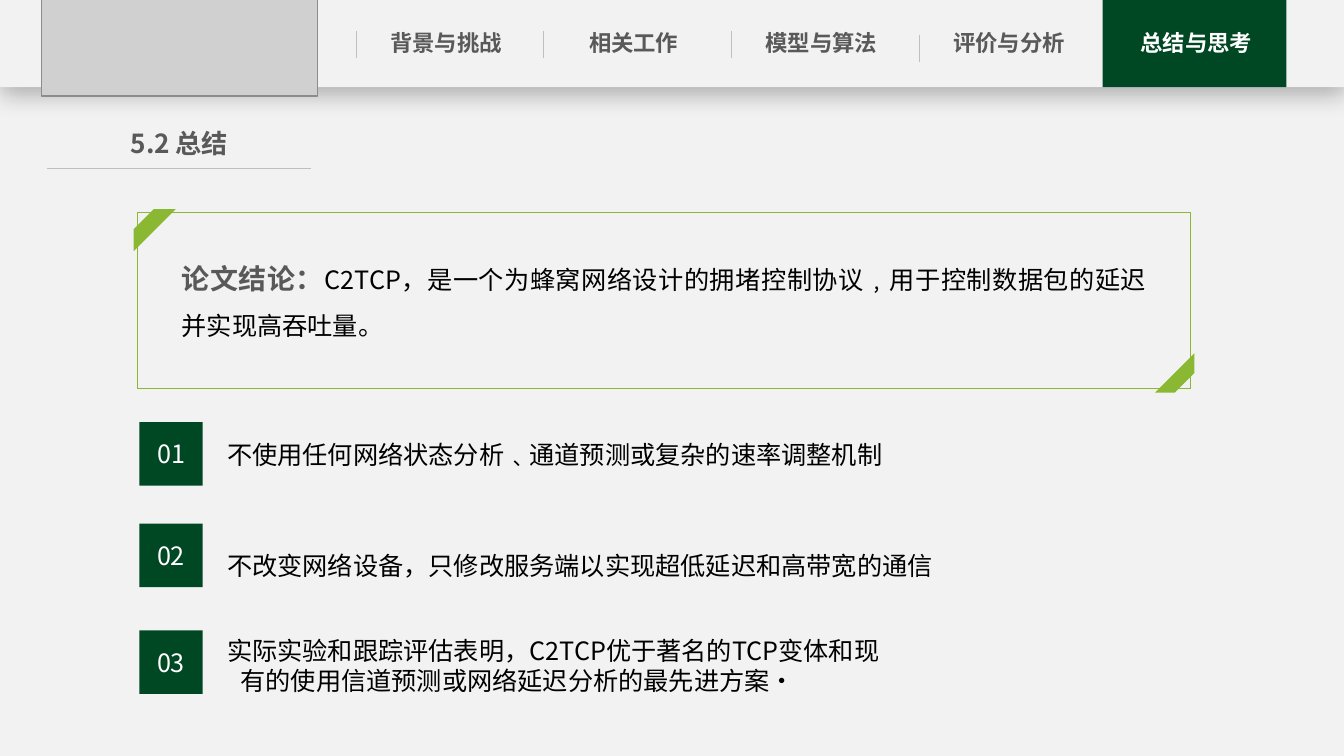
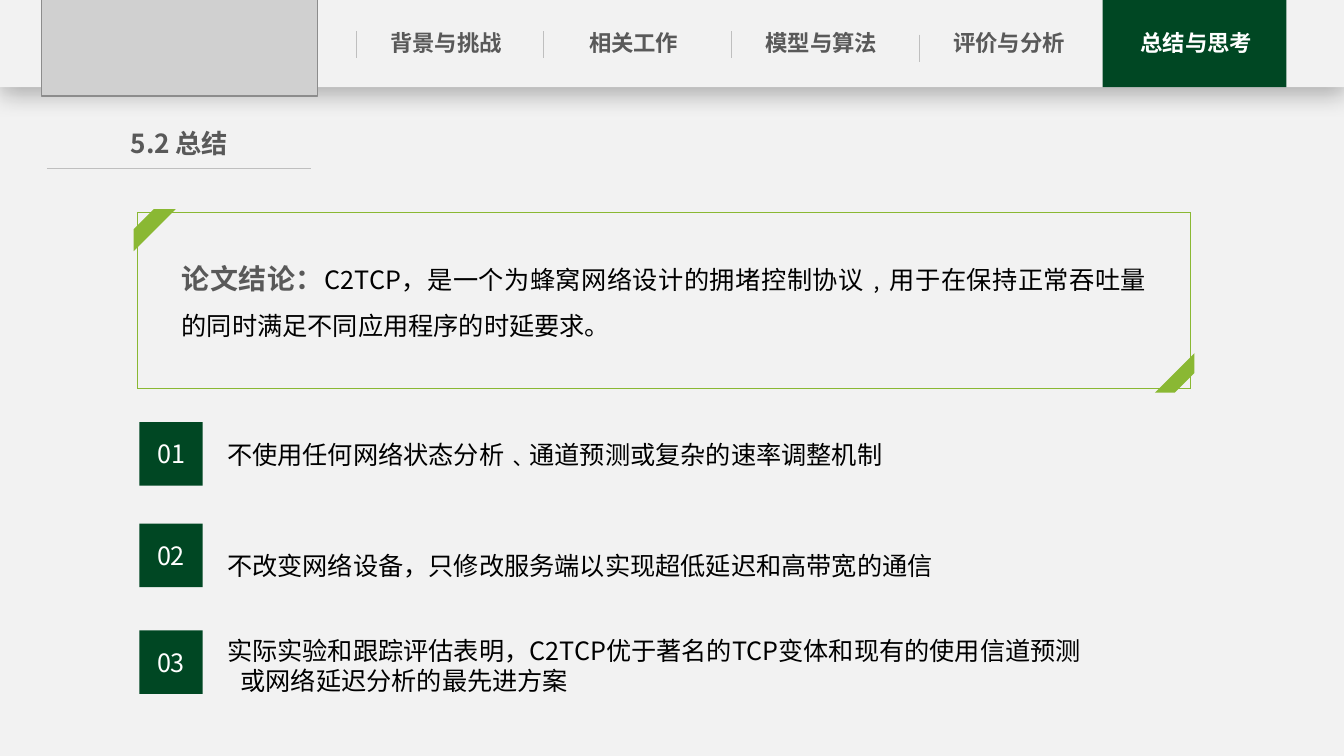
Before and after one commit to Enderfga/Enderfga, a slide deck: slide 23 of Report/C2TCP A Flexible Cellular TCP to Meet Stringent Delay Requirements.pptx (slide 25 before the commit). Drawn at 1344x756 pixels with LibreOffice and Linux fonts; fonts in the diff are those of the drawing; grey boxes stand for pictures. Boxes give left, top, right and bottom in pixels: in the first picture for what was removed or moved away, otherwise in the second. Text is boxed around its words. In the diff, an @@ line names an element or a change of style, - is before the commit and + after.

```diff
--- a/Report/C2TCP A Flexible Cellular TCP to Meet Stringent Delay Requirements.pptx
+++ b/Report/C2TCP A Flexible Cellular TCP to Meet Stringent Delay Requirements.pptx
@@ text at <box>182,265,1146,337</box>: text changed @@
-论文结论：C2TCP，是一个为蜂窝网络设计的拥堵控制协议﹐用于控制数据包的延迟并实现高吞吐量。
+论文结论：C2TCP，是一个为蜂窝网络设计的拥堵控制协议﹐用于在保持正常吞吐量的同时满足不同应用程序的时延要求。
@@ text at <box>227,638,1081,663</box>: text changed @@
-实际实验和跟踪评估表明，C2TCP优于著名的TCP变体和现有的使用信道预测或网络延迟分析的最先进方案·
+实际实验和跟踪评估表明，C2TCP优于著名的TCP变体和现有的使用信道预测或网络延迟分析的最先进方案
```
Also in this commit, not shown: 16 other slides changed, 2 slides removed, 9 other files.
